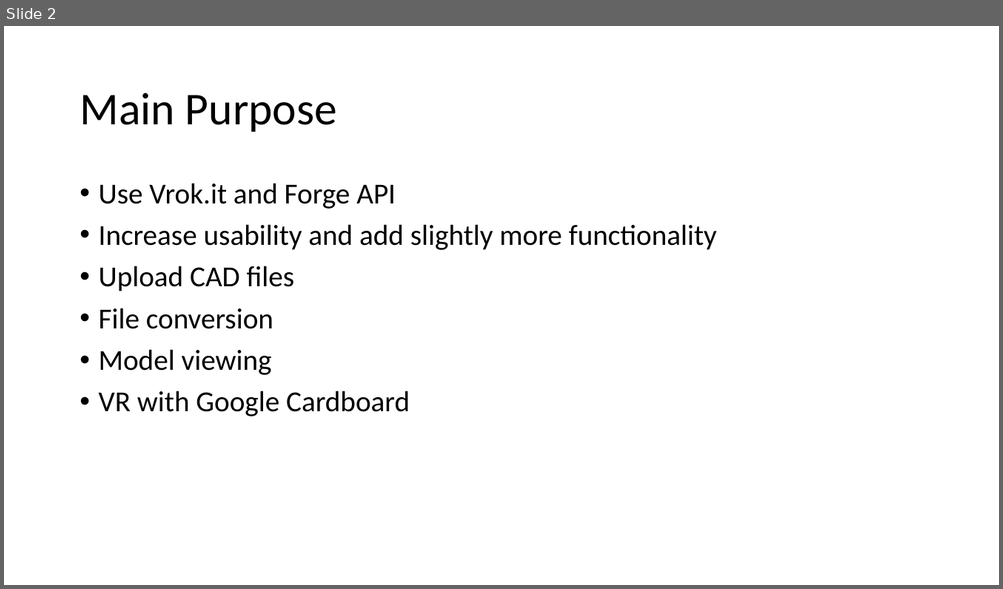
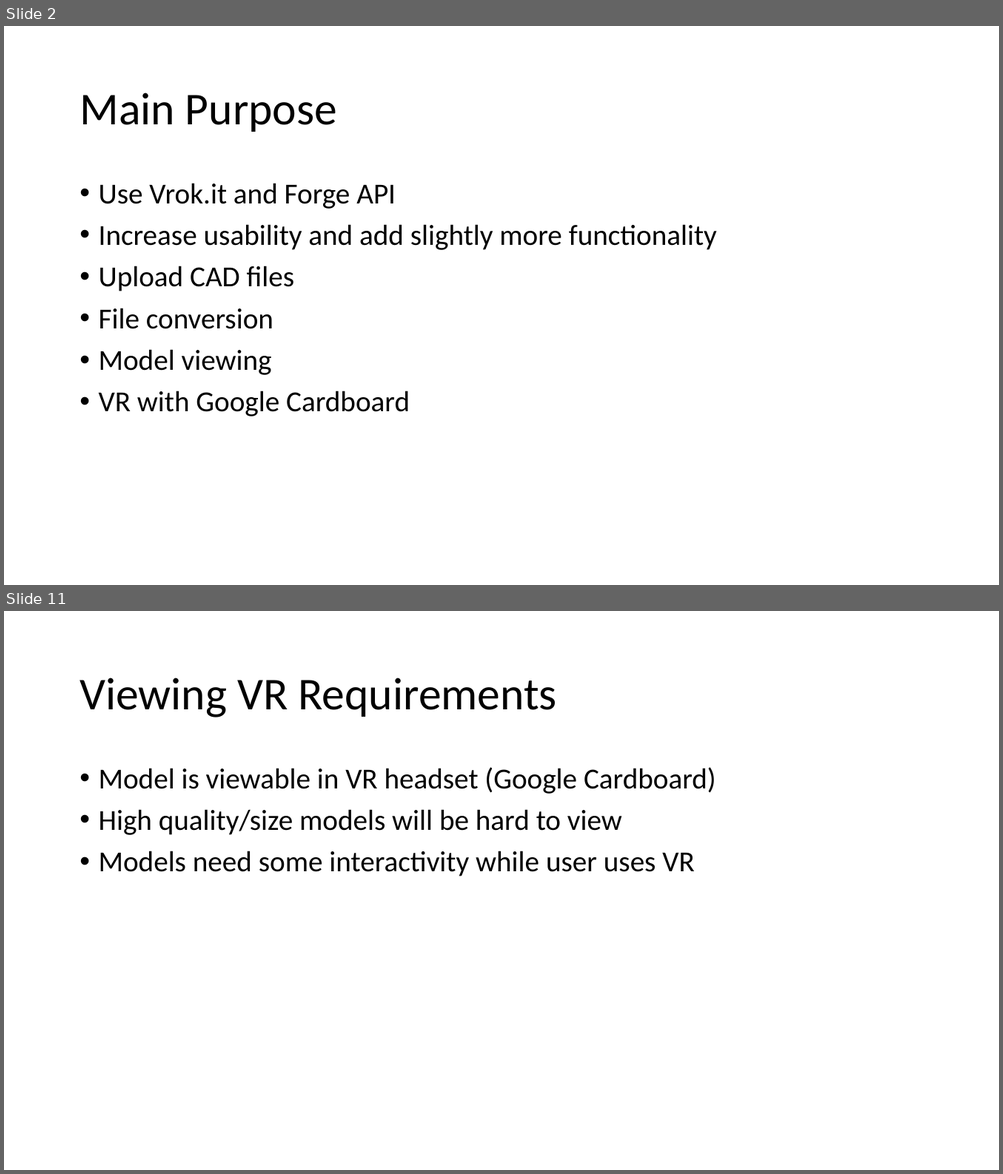
Before and after one commit to gonsalvg/Capstone-Forge-App, a slide deck: Progress Report/Progress report.pptx. Shown one above the other, each under a label of ours: slide 2 before the commit, slides 2 and 11 after it; the slides between them are not shown. The pictures are 1003x589 and 1003x1174 pixels, drawn with LibreOffice and Linux fonts; fonts in the diff are those of the drawing. Boxes give left, top, right and bottom in pixels: in the first picture for what was removed or moved away, otherwise in the second. Text is boxed around its words. In the diff, an @@ line names an element or a change of style, - is before the commit and + after.

```diff
--- a/Progress Report/Progress report.pptx
+++ b/Progress Report/Progress report.pptx
@@ slide 11 added at (4, 611, 999, 1170), background #FFFFFF @@
@@ title added at (79, 678, 557, 718), 44 pt, text #000000 @@
+Viewing VR Requirements
@@ text added at (99, 767, 716, 877), 28 pt, text #000000 @@
+• Model is viewable in VR headset (Google Cardboard)
+• High quality/size models will be hard to view
+• Models need some interactivity while user uses VR
```
Also in this commit, not shown: 1 slide changed, 31 other slides added.
